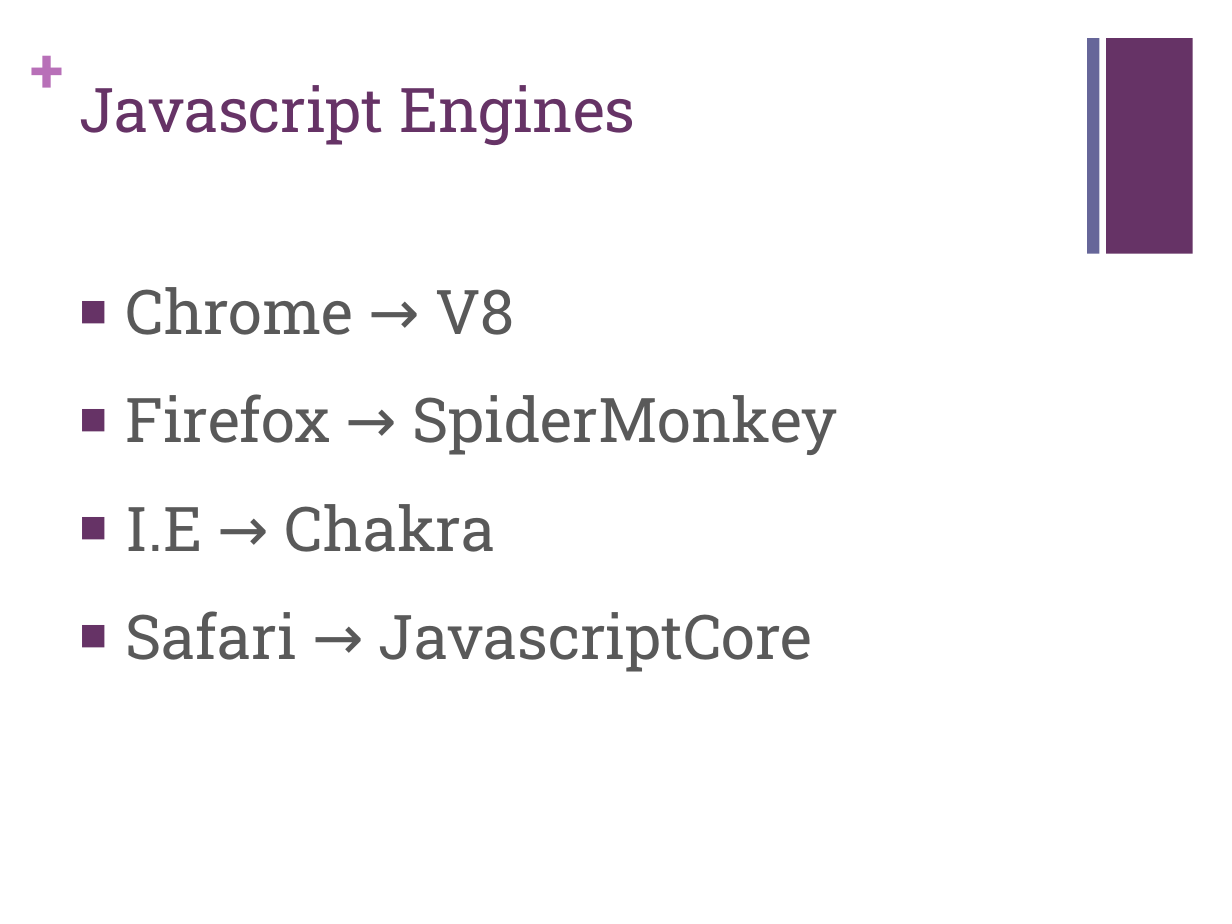
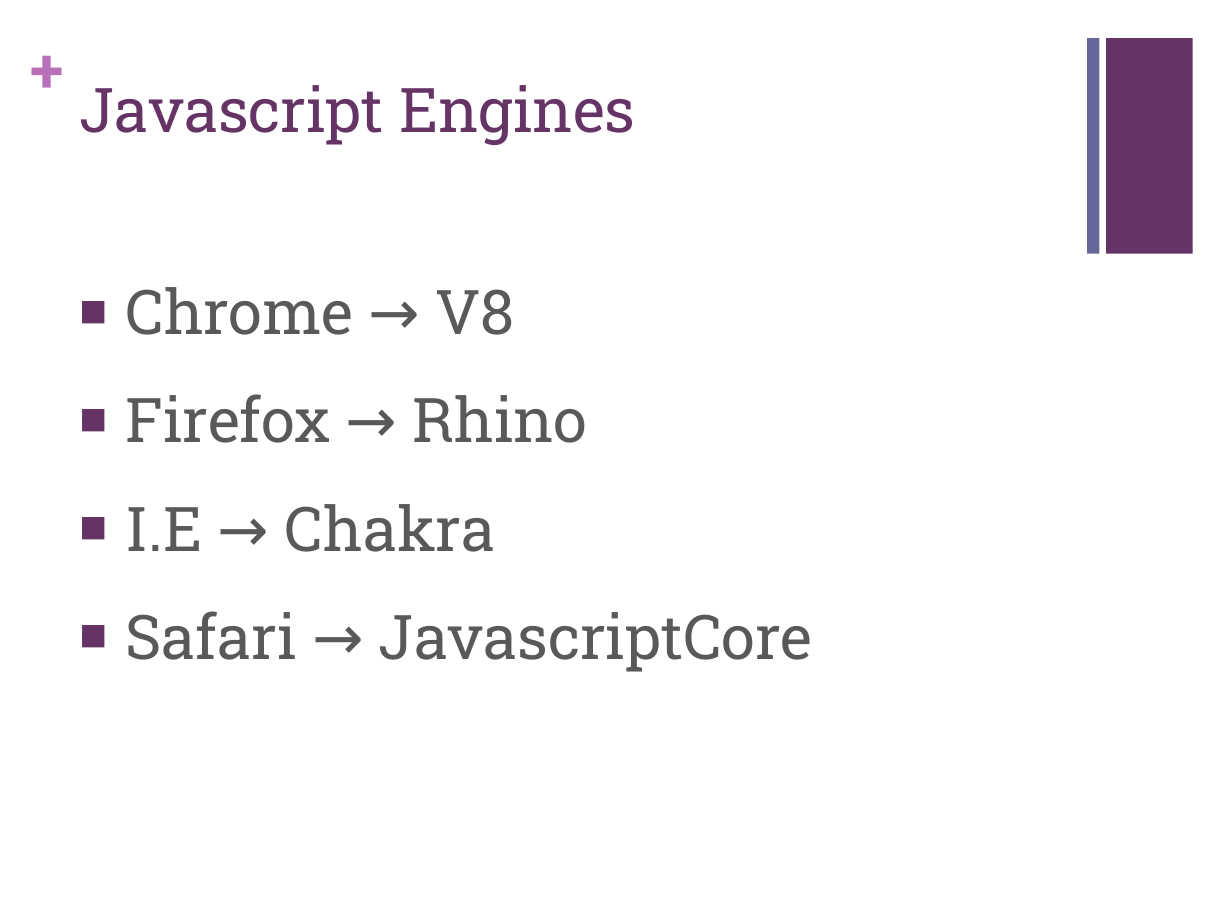
Before and after one commit to v1ct0rv/TallerJavascript, a slide deck: slide 5 of 02-Introduccion-Javascript/Javascript101.pptx. Drawn at 1232x924 pixels with LibreOffice and Linux fonts; fonts in the diff are those of the drawing. Boxes give left, top, right and bottom in pixels: in the first picture for what was removed or moved away, otherwise in the second. Text is boxed around its words. In the diff, an @@ line names an element or a change of style, - is before the commit and + after.

```diff
--- a/02-Introduccion-Javascript/Javascript101.pptx
+++ b/02-Introduccion-Javascript/Javascript101.pptx
@@ text at (126, 394, 588, 443): text changed @@
-■ Firefox → SpiderMonkey
+■ Firefox → Rhino
```
Also in this commit, not shown: 1 other slide changed, 2 other files.
